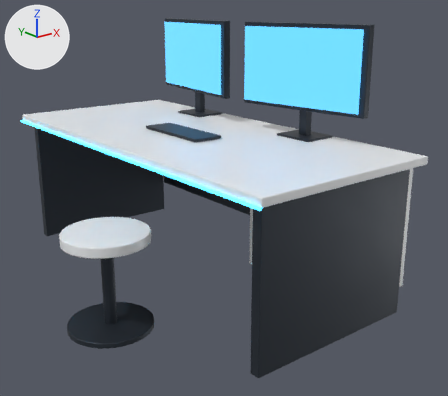
The FBX model Assets/_ImpossibleLab/Art/Models/Workbench.fbx: old version first, new version second.
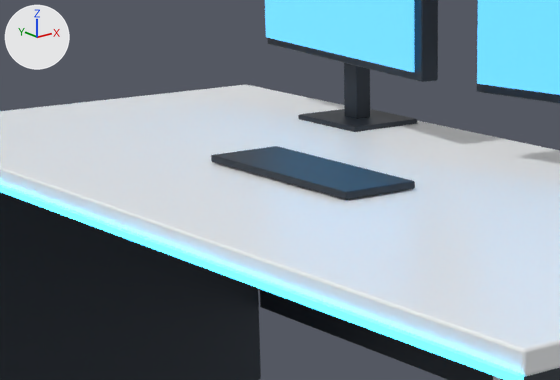
There are two pictures of each version: one whole from a camera (50 mm lens) standing at (-1.95, -2.64, 1.43) and looking at (-0.02, -0.23, 0.46), one close up on the part from 15% to 61% of the width and 17% to 53% of the height. Lighting does not change. The marker at upper left points along +X, +Y and +Z. The older version's two pictures come first. Where no turn or scale is listed for an object, it has been applied to the vertices.

Names of what the first close-up shows: 'PROP_Workbench'.
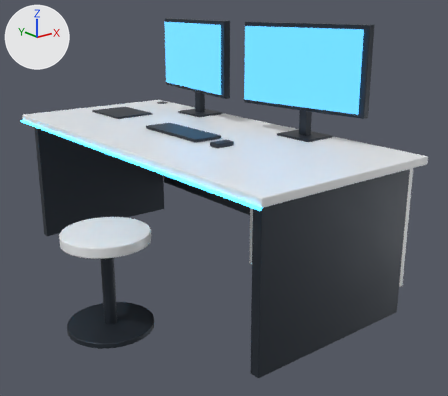
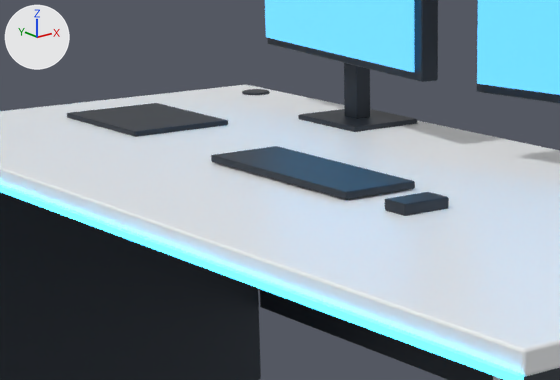
Pixel boxes (x1, y1, x2, y2) of what changed, in the close-ups (560 x 380 px):
part 1 of me_prop_workbench, added: after (385, 192, 449, 216)
part 2 of me_prop_workbench, added: after (67, 103, 228, 137)
part 3 of me_prop_workbench, added: after (242, 89, 270, 95)

The change in detail:
me_prop_workbench is used by ob_prop_workbench; location (0.0, 0.0, 0.0).
me_prop_workbench had 1120 vertices, 1036 faces and spanned x -0.95..0.54, y -1.1..1.1, z 0.0..1.34.
me_prop_workbench now has 1352 vertices, 1254 faces and spans x -0.95..0.54, y -1.1..1.1, z 0.0..1.34.
me_prop_workbench part 1: the loose piece of 56 vertices spanning x -0.2..-0.04, y -0.23..0.23, z 0.78..0.8 is copied, and the copy is scaled about its middle by (0.617, 0.124, 1.58), then moved by (-0.02, -0.36, 0.0); it spans x -0.19..-0.09, y -0.39..-0.33, z 0.78..0.8.
me_prop_workbench part 2: the loose piece of 56 vertices spanning x 0.24..0.42, y 0.34..0.56, z 0.78..0.79 is copied, and the copy is scaled about its middle by (1.34, 1.46, 1), then moved by (-0.38, 0.3, 0.0); it spans x -0.17..0.07, y 0.59..0.91, z 0.78..0.79.
me_prop_workbench part 3: a new loose piece of 120 vertices spanning x 0.34..0.41, y 0.92..0.98, z 0.76..0.79, in mat_mat_dark (greyish blue #353c45).
Other edits to the shape of me_prop_workbench do not show in these pictures.
